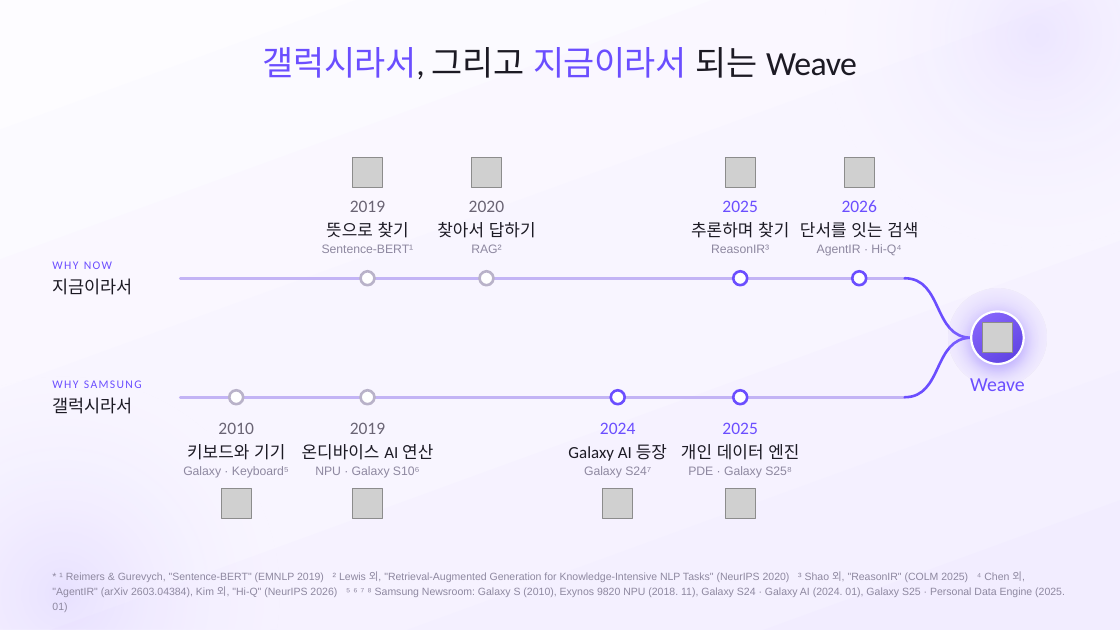
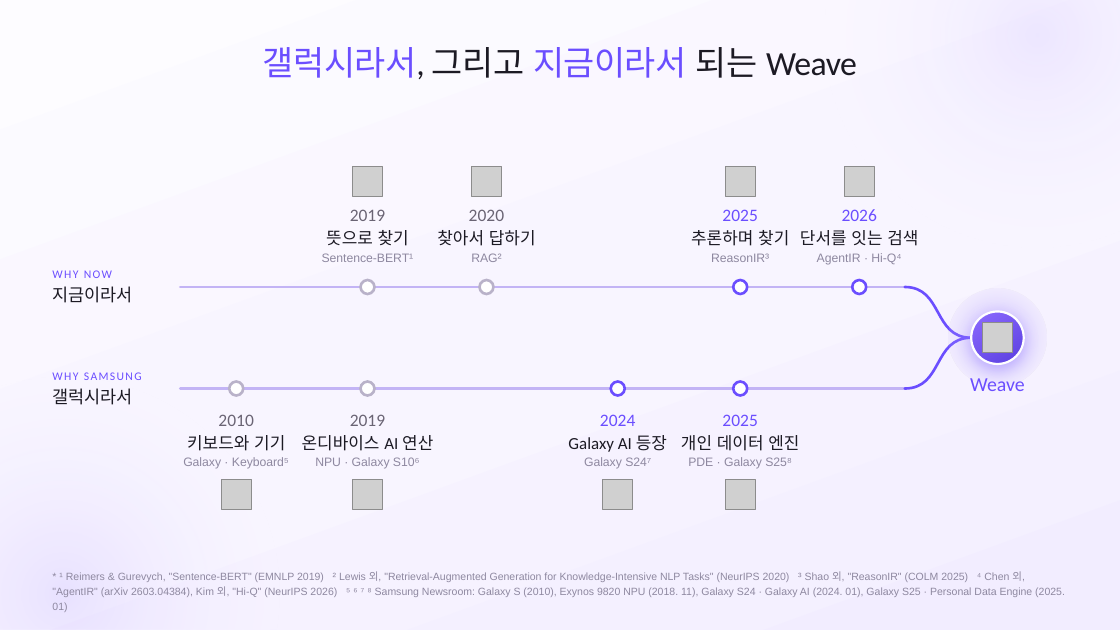
Before and after one commit to gnueaj/t3, a slide deck: slide 1 of weave/결선준비/통합본_Claude/미래장표_후보/미래장표_후보.pptx. Drawn at 1120x630 pixels with LibreOffice and Linux fonts; fonts in the diff are those of the drawing; grey boxes stand for pictures. Boxes give left, top, right and bottom in pixels: in the first picture for what was removed or moved away, otherwise in the second. Text is boxed around its words. In the diff, an @@ line names an element or a change of style, - is before the commit and + after.

```diff
--- a/weave/결선준비/통합본_Claude/미래장표_후보/미래장표_후보.pptx
+++ b/weave/결선준비/통합본_Claude/미래장표_후보/미래장표_후보.pptx
@@ 14 texts, 4 pictures, 4 ellipses, 1 freeform shape: place and size @@
-14 texts, 4 pictures, 4 ellipses, 1 freeform shape at [52,158,918,295]
+14 texts, 4 pictures, 4 ellipses, 1 freeform shape at [52,166,918,303]
@@ freeform shape: place and size @@
-freeform shape at [905,278,971,338]
+freeform shape at [905,287,971,338]
@@ freeform shape: place and size @@
-freeform shape at [905,338,971,397]
+freeform shape at [905,338,971,388]
@@ 14 texts, 4 pictures, 4 ellipses, 1 freeform shape: place and size @@
-14 texts, 4 pictures, 4 ellipses, 1 freeform shape at [52,380,905,518]
+14 texts, 4 pictures, 4 ellipses, 1 freeform shape at [52,372,905,509]
```
Also in this commit, not shown: 1 other slide changed, 9 slides removed, 28 other files.
